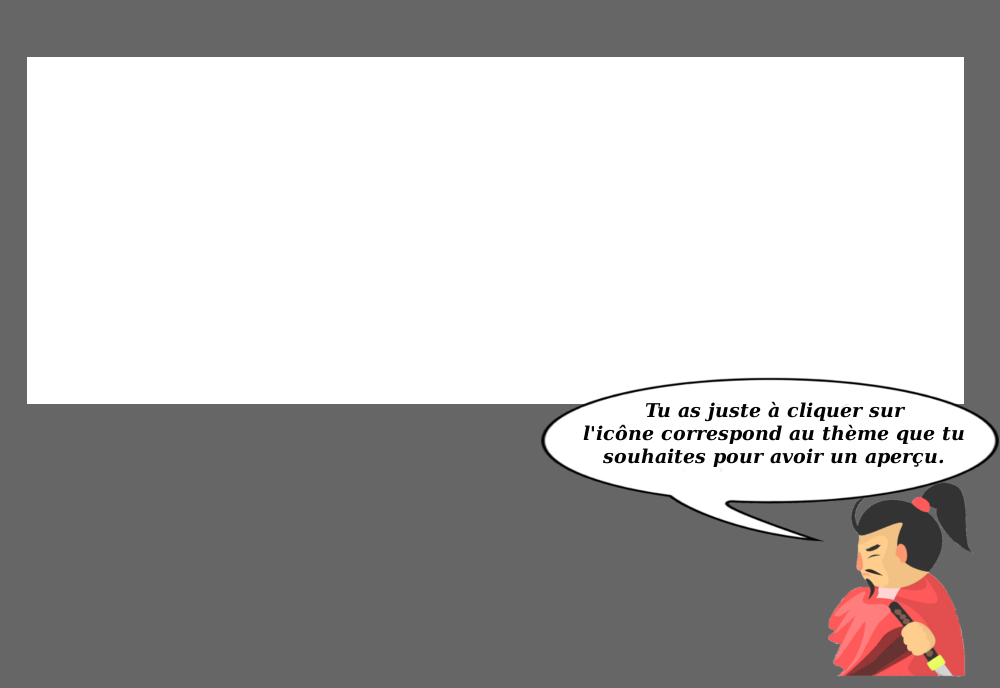
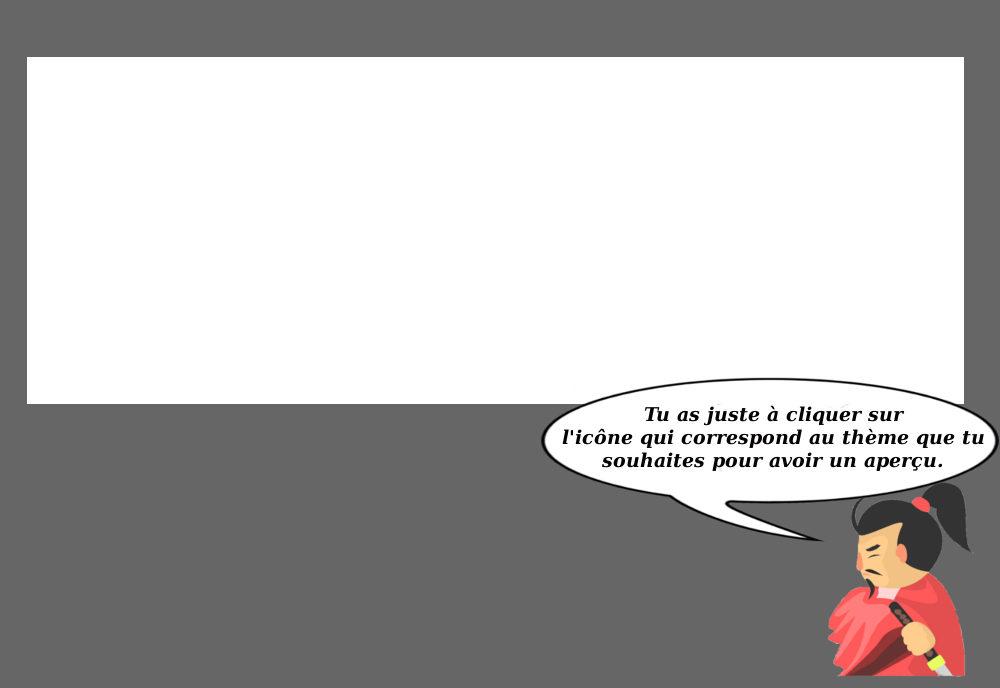
The second 1000 × 688 image is a revision of the first. Changes to its layers:
painted on "Tu as juste à cliquer sur ..." over [562, 401, 984, 471]
